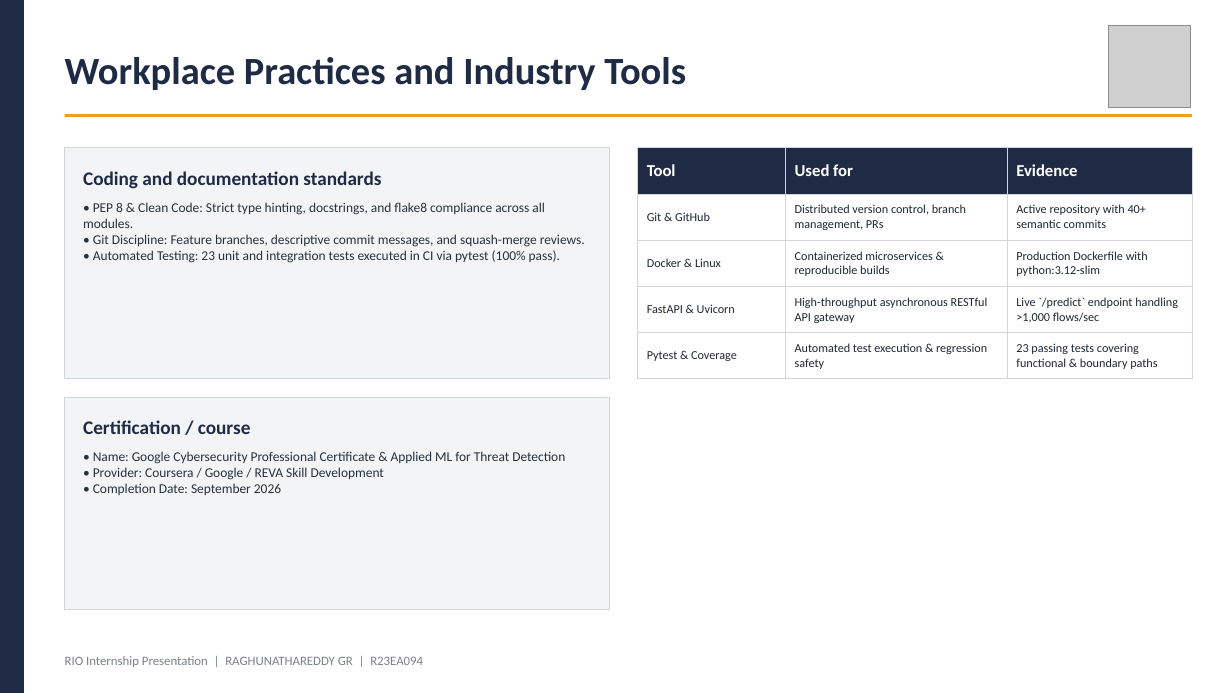
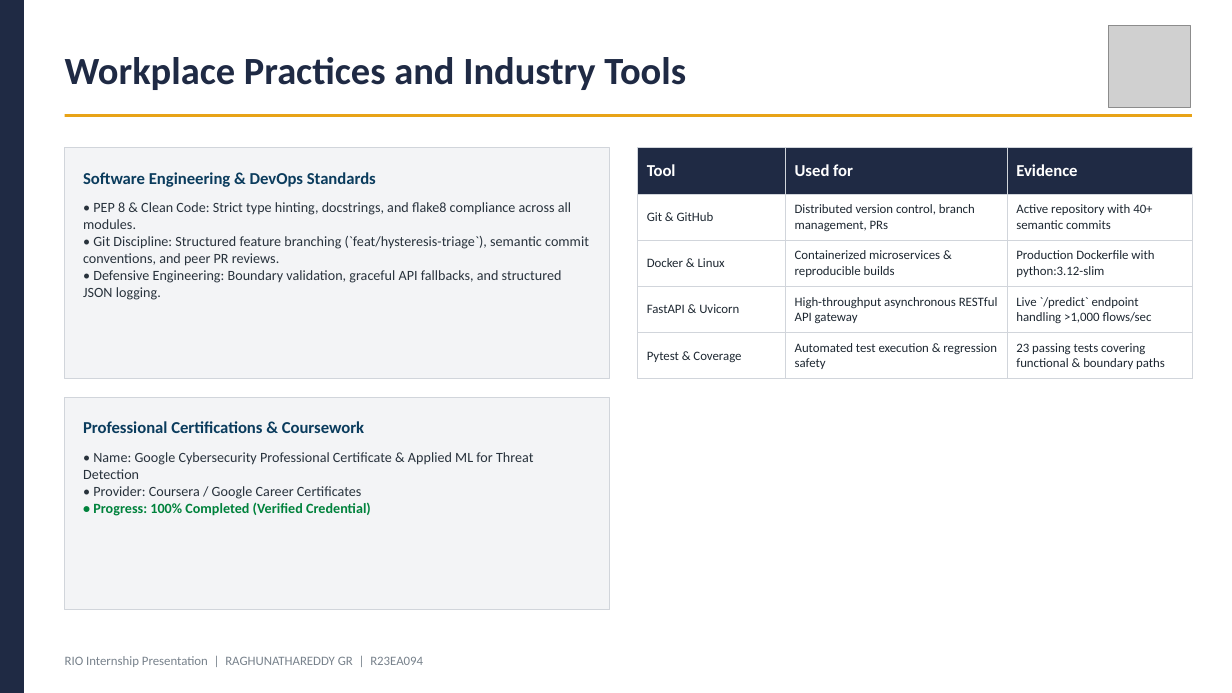
Before and after one commit to Raghunath2604/RIO_PROJECT-SMART_CITY-, a slide deck: slide 6 of docs/RIO_Internship_Presentation_R23EA094.pptx. Drawn at 1232x693 pixels with LibreOffice and Linux fonts; fonts in the diff are those of the drawing; grey boxes stand for pictures. Boxes give left, top, right and bottom in pixels: in the first picture for what was removed or moved away, otherwise in the second. Text is boxed around its words. In the diff, an @@ line names an element or a change of style, - is before the commit and + after.

Commit message:
docs: finalize professional presentation card titles, justified reports, inline diagrams, and zero-defect audit

```diff
--- a/docs/RIO_Internship_Presentation_R23EA094.pptx
+++ b/docs/RIO_Internship_Presentation_R23EA094.pptx
@@ table at (638, 148, 1192, 379) @@
@@ size 9.5 to 10 pt @@
@@ text at (83, 172, 376, 187): text changed; size 15 to 13 pt; text colour #1F2A44 to #0B3C5D @@
-Coding and documentation standards
+Software Engineering & DevOps Standards
@@ text at (83, 202, 571, 229): size 10.5 to 11 pt in "• PEP 8 & Clean Code: Strict ..." @@
@@ text at (83, 236, 589, 300): text changed; size 10.5 to 11 pt @@
-• Git Discipline: Feature branches, descriptive commit messages, and squash-merge reviews.
-• Automated Testing: 23 unit and integration tests executed in CI via pytest (100% pass).
+• Git Discipline: Structured feature branching (`feat/hysteresis-triage`), semantic commit conventions, and peer PR reviews.
+• Defensive Engineering: Boundary validation, graceful API fallbacks, and structured JSON logging.
@@ text at (83, 421, 364, 433): text changed; size 15 to 13 pt; text colour #1F2A44 to #0B3C5D @@
-Certification / course
+Professional Certifications & Coursework
@@ text at (83, 452, 533, 479): size 10.5 to 11 pt in "• Name: Google Cybersecurity Professional Certificate & ..." @@
@@ text at (93, 486, 371, 516): text changed; size 10.5 to 11 pt @@
-• Provider: Coursera / Google / REVA Skill Development
-• Completion Date: September 2026
+• Provider: Coursera / Google Career Certificates
+• Progress: 100% Completed (Verified Credential)
```
Also in this commit, not shown: 7 other slides changed, 19 other files.
